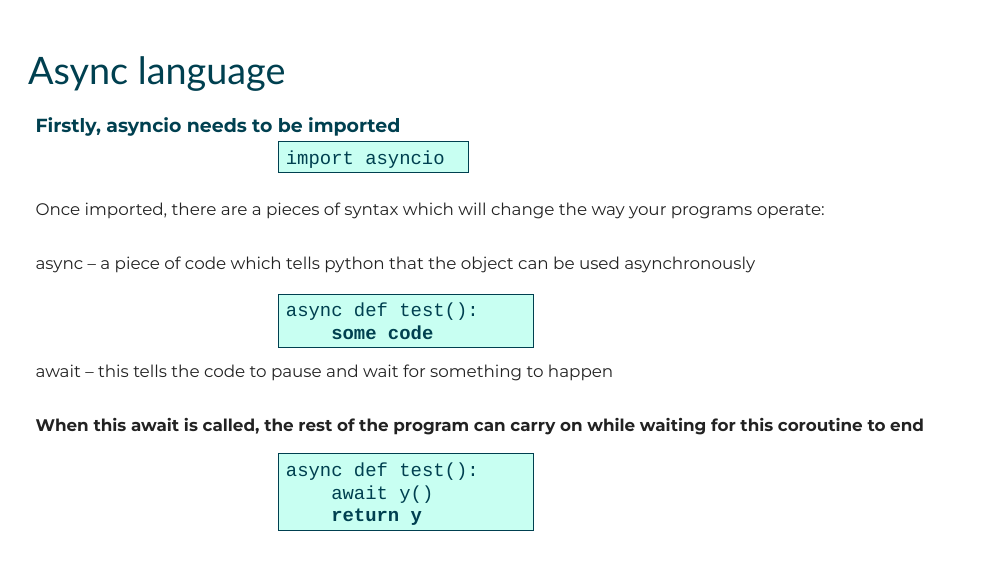
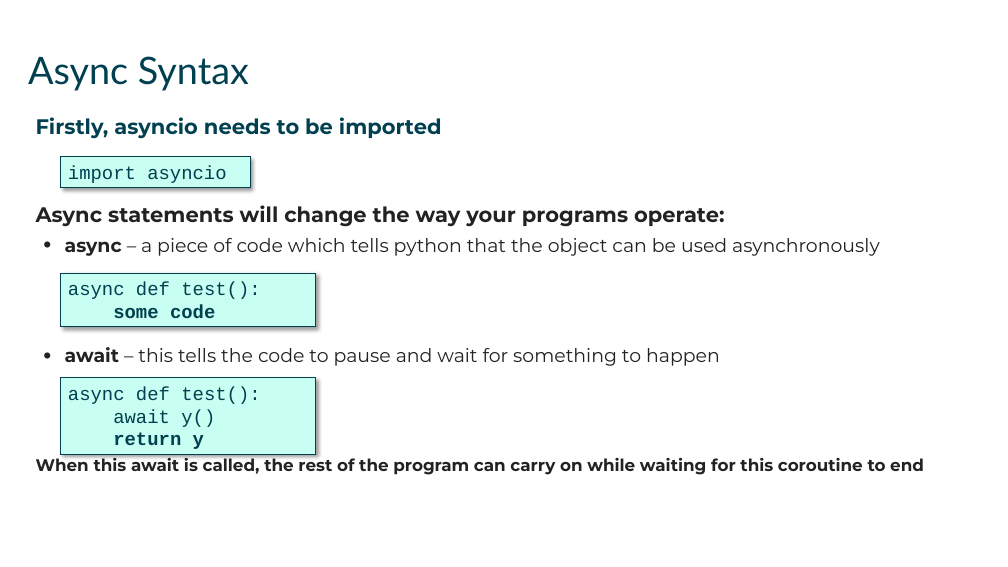
Before and after one commit to AndySmithQA/June24py3, a slide deck: slide 23 of QAPYTH3/DG_14_Multitasking_and_asyncio.pptx. Drawn at 1008x567 pixels with LibreOffice and Linux fonts; fonts in the diff are those of the drawing. Boxes give left, top, right and bottom in pixels: in the first picture for what was removed or moved away, otherwise in the second. Text is boxed around its words. In the diff, an @@ line names an element or a change of style, - is before the commit and + after.

```diff
--- a/QAPYTH3/DG_14_Multitasking_and_asyncio.pptx
+++ b/QAPYTH3/DG_14_Multitasking_and_asyncio.pptx
@@ title at bbox=[28, 56, 249, 91]: text changed @@
-Async language
+Async Syntax
@@ text at bbox=[36, 117, 880, 366]: size 18 to 20 pt in "Firstly, asyncio needs to be imported"; size 16 to 18 pt in "async – a piece of code which ...", "await – this tells the code to ..."; bold on in "async", "await"; bullet none to • @@
@@ rectangle "import asyncio": place and size @@
-rectangle "import asyncio" at bbox=[278, 141, 468, 172]
+rectangle "import asyncio" at bbox=[60, 157, 250, 187]
@@ text at bbox=[36, 205, 724, 227]: text changed; size 16 to 20 pt; bold on @@
-    Once imported, there are a pieces of syntax which will change the way your programs operate:
+    Async statements will change the way your programs operate:
@@ rectangle "async def test():": place and size @@
-rectangle "async def test():" at bbox=[278, 294, 533, 348]
+rectangle "async def test():" at bbox=[60, 273, 315, 327]
@@ shadow on in 3 elements at bbox=[60, 273, 315, 327], bbox=[60, 157, 250, 187], bbox=[60, 378, 315, 454] @@
@@ rectangle "async def test():": place and size @@
-rectangle "async def test():" at bbox=[278, 454, 533, 530]
+rectangle "async def test():" at bbox=[60, 378, 315, 454]
```
Also in this commit, not shown: 24 other slides changed, 45 other files.
